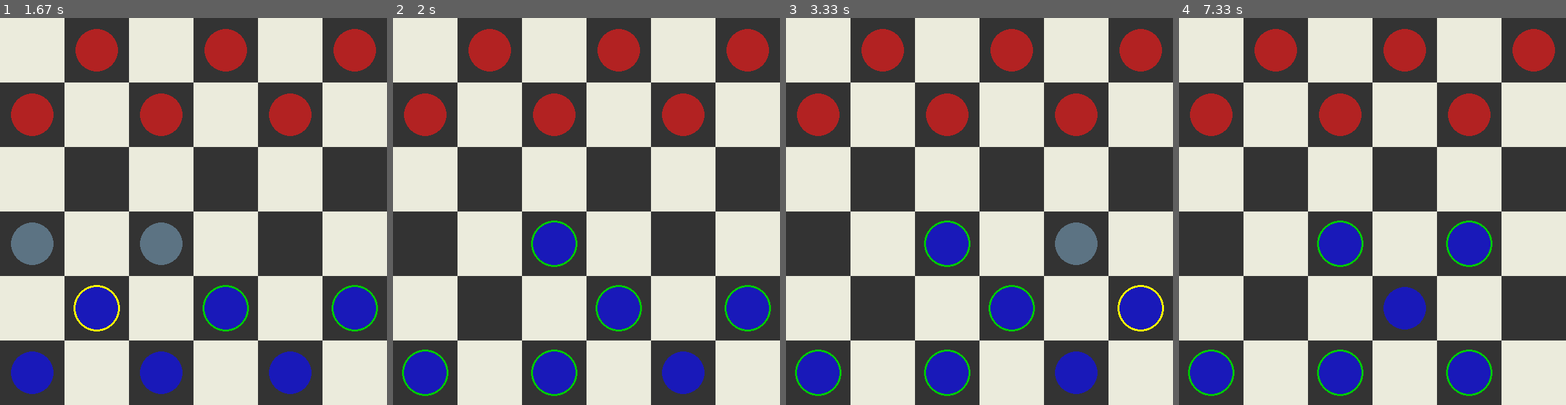
Above: before the commit, frames 1-4 (left to right).
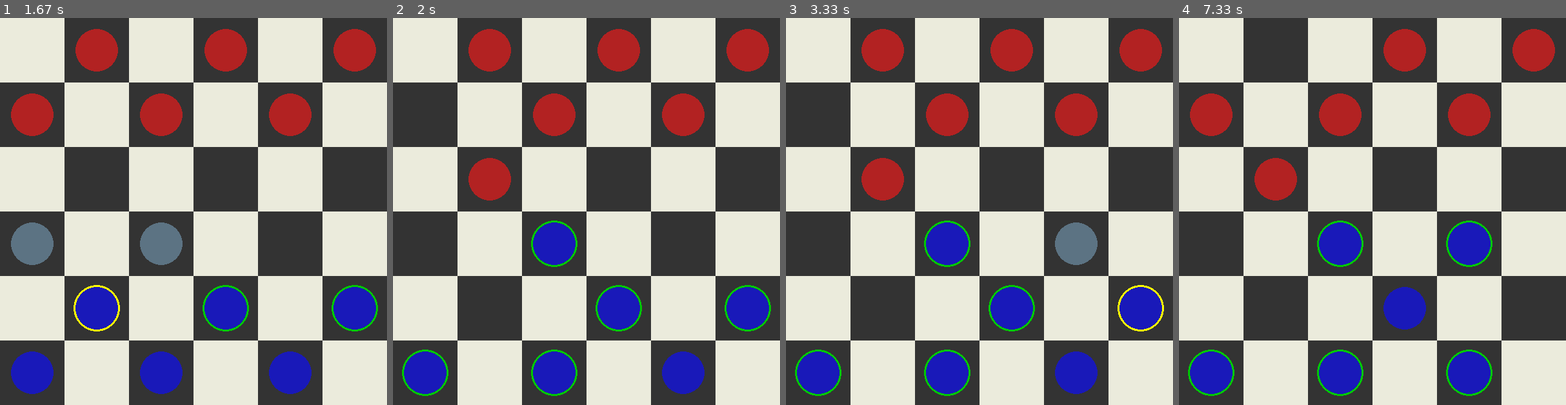
Above: after the commit, the same moments.

Repository: kibria30/minicheckers_pygame
Game: pygame game, started from main.py
Two runs of this game, one before a commit and one after it. Both use one fixed random seed, a clock stepped at 60 frames per second and the inputs below.
Inputs (mouse positions are in pixels of both pictures, inside the frame that each line leads up to):
- Up to frame 1 (1.67 s): click (193, 211) at 0.38 s; click (232, 296) at 0.72 s; click (73, 304) at 1.08 s
- Up to frame 2 (2 s): click (586, 257) at 1.88 s
- Up to frame 3 (3.33 s): click (1114, 312) at 3.28 s
- Up to frame 4 (7.33 s): click (1484, 242) at 7.18 s

Frame 1 is identical in both runs. In frame 2, 1.9% of the frame differs, in the area x 2-31%, y 19-48%; in frame 3, 1.9%; in frame 4, 1.9%.

Commit message:
minimax is working. Add jump move

Diff:
--- a/main.py
+++ b/main.py
@@ -1,5 +1,7 @@
 import pygame
 from pygame import Color
+from minimax import Minimax
+import copy
 
 pygame.init()
 
@@ -105,16 +107,24 @@
 
 def computerPlay():
     global PLAYER_TURN
-    print("Now computer's turn")
+
+    engine = Minimax(3)
+    engine.minimax(board=copy.deepcopy(board), com_turn=True)
+    bestMove = engine.best_move
+
+    # if bestMove is None:
+    #     print("No valid moves for computer")
+    #     PLAYER_TURN = True
+    #     return
+
+    board[bestMove[2]][bestMove[3]] = board[bestMove[0]][bestMove[1]]
+    board[bestMove[0]][bestMove[1]] = EMPTY
     PLAYER_TURN = True
-    print("from comPlay, player Turn: ", PLAYER_TURN)
-    return
 
 
 
 def playerPlay(event):
     global PLAYER_TURN, selected_piece, valid_move, movable_pieces
-    print("from player play, turn: ",PLAYER_TURN)
 
     if event.type == pygame.MOUSEBUTTONDOWN:
         pos = pygame.mouse.get_pos()
@@ -127,8 +137,7 @@
                 board[selected_piece[0]][selected_piece[1]] = EMPTY
                 selected_piece = None
                 valid_move = []
-                PLAYER_TURN = False  # Switch to computer's turn
-
+                PLAYER_TURN = False
             elif piece == PLAYER_PIECE and (row, col) in movable_pieces:
                 selected_piece = (row, col)
                 valid_move = []
@@ -138,10 +147,6 @@
                     if col < COLS - 1 and board[row - 1][col + 1] == EMPTY:
                         valid_move.append((row - 1, col + 1))
                 print("Valid moves:", valid_move)
-
-            # else:
-            #     selected_piece = None
-            #     valid_move = []
 
 
         else:
@@ -171,7 +176,6 @@
                 computerPlay()
 
 
-
         draw_board()
         draw_pieces()
         # draw_king()
--- /dev/null
+++ b/minimax.py
@@ -0,0 +1,99 @@
+import copy
+
+
+ROWS, COLS = 6,6
+EMPTY = 0
+COM_PIECE = 1
+PLAYER_PIECE = 2
+COM_KING = 3
+PLAYER_KING = 4
+
+
+class Minimax:
+    def __init__(self, depth=10):
+        self.depth = depth
+        self.winning =  []
+        self.best_move = None
+
+
+    def minimax(self, board, com_turn, height=0):
+        if height == self.depth:
+            return self.calculatePoints(board)
+
+        if com_turn:
+            maxEval = -1000
+            allComMoves = self.possibleComMoves(board)
+            best_move = None
+            for move in allComMoves:
+                board_copy = copy.deepcopy(board)
+                new_board = self.makeMove(board_copy, move)
+
+                eval = self.minimax(new_board, not com_turn, height+1)
+
+                if eval > maxEval:
+                    maxEval = eval
+                    best_move = move
+
+                if height==0 and eval >= 0:
+                    self.winning.append(move)
+
+                if height == 0:
+                    self.best_move = best_move
+            return maxEval
+
+        else:
+            minEval = +1000
+            allPlayerMoves = self.possiblePlayerMoves(board)
+            for move in allPlayerMoves:
+                board_copy = copy.deepcopy(board)
+                new_board = self.makeMove(board_copy, move)
+
+                eval = self.minimax(new_board, not com_turn, height+1)
+
+                if eval < minEval:
+                    minEval = eval
+
+            return minEval
+
+
+    def possibleComMoves(self, board):
+        allValidMoves = []
+        for row in range(ROWS):
+            for col in range(COLS):
+                if board[row][col] == COM_PIECE:
+                    if row < ROWS-1:
+                        if col > 0 and board[row + 1][col - 1] == EMPTY:
+                            allValidMoves.append((row, col, row+1, col-1))
+                        if col < COLS - 1 and board[row + 1][col + 1] == EMPTY:
+                            allValidMoves.append((row, col, row+1, col+1))
+        return allValidMoves
+
+
+    def possiblePlayerMoves(self, board):
+        allValidMoves = []
+        for row in range(ROWS):
+            for col in range(COLS):
+                if board[row][col] == PLAYER_PIECE:
+                    if row > 0:
+                        if col > 0 and board[row - 1][col - 1] == EMPTY:
+                            allValidMoves.append((row, col, row-1, col-1))
+                        if col < COLS - 1 and board[row - 1][col + 1] == EMPTY:
+                            allValidMoves.append((row, col, row-1, col+1))
+        return allValidMoves
+
+
+    def calculatePoints(self, board):
+        comPieceCount, playerPieceCount = 0, 0
+        for row in range(ROWS):
+            for col in range(COLS):
+                if board[row][col] == COM_PIECE or board[row][col] == COM_KING:
+                    comPieceCount+=1
+                elif board[row][col] == PLAYER_PIECE or board[row][col] == PLAYER_KING:
+                    playerPieceCount+=1
+        return comPieceCount - playerPieceCount
+
+
+    def makeMove(self, board, move):
+        board[move[2]][move[3]] = board[move[0]][move[1]]
+        board[move[0]][move[1]] = EMPTY
+        return board
